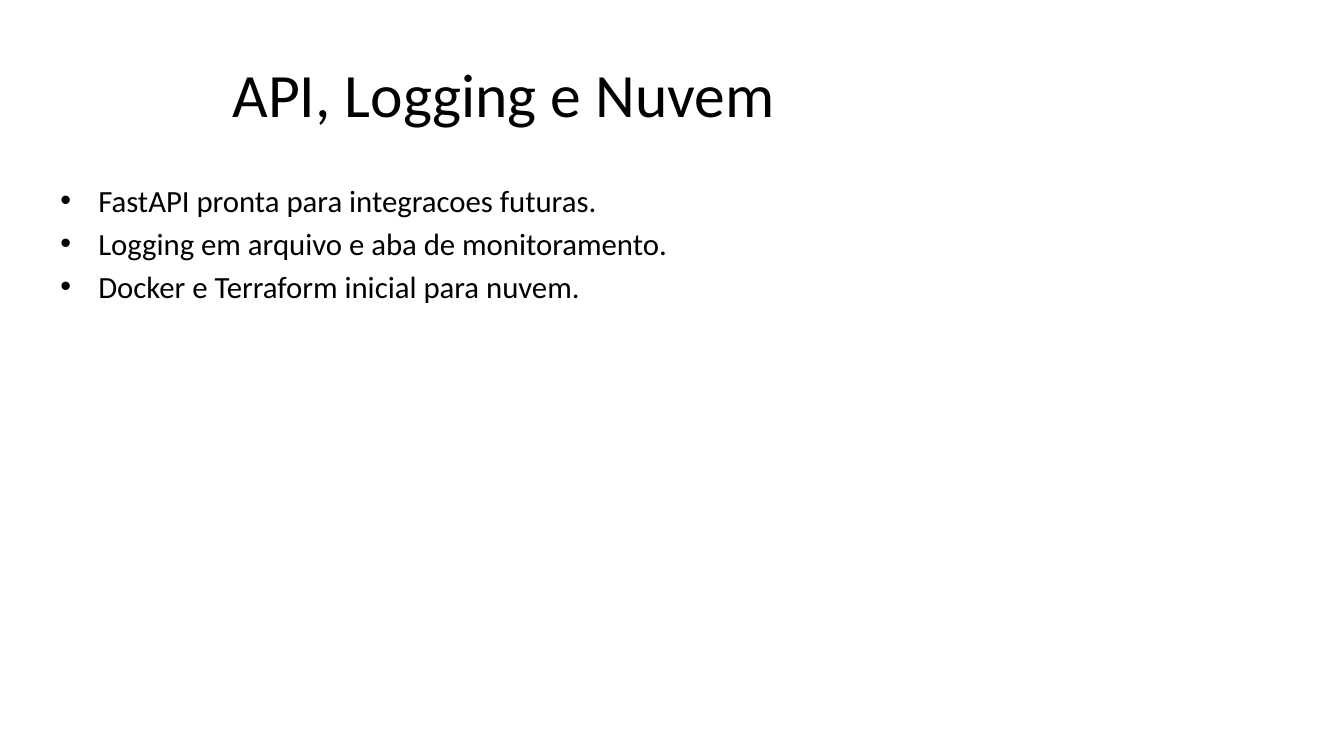
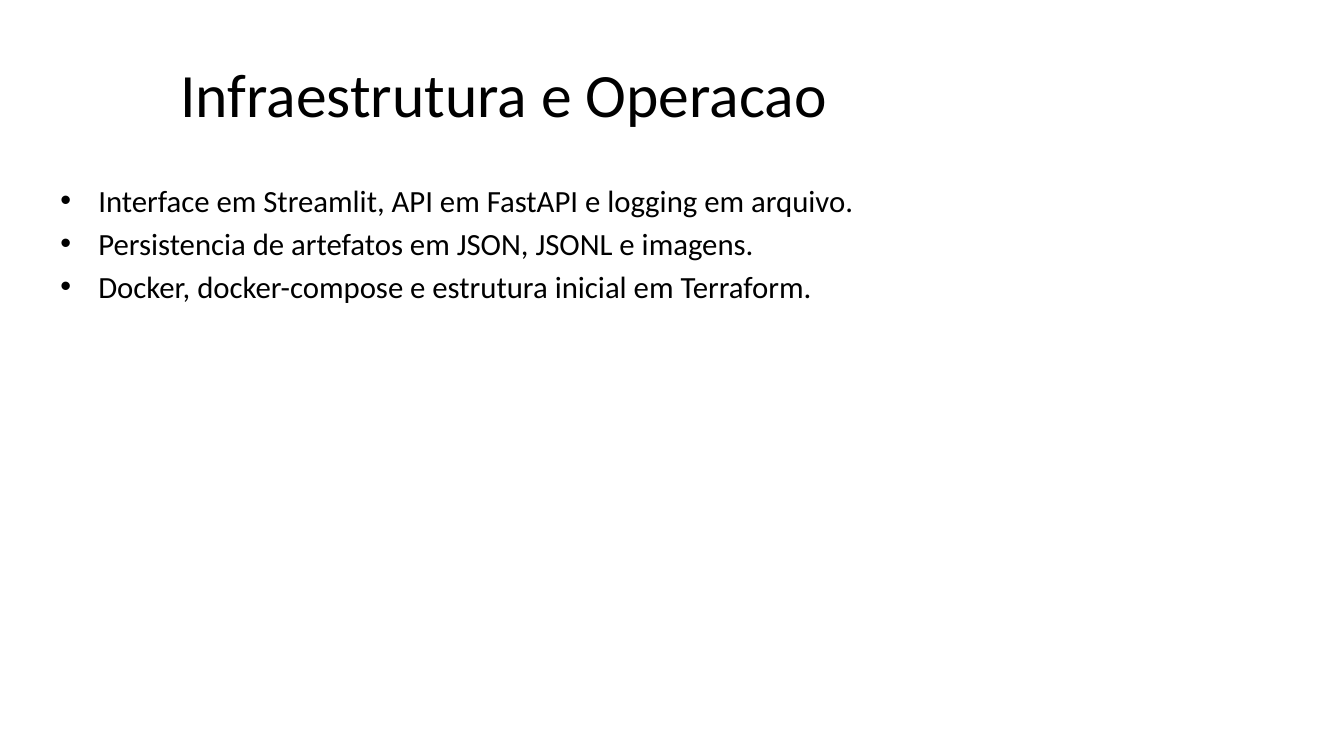
Before and after one commit to DanielNeto1092/tech-challenge-fase2, a slide deck: slide 15 of docs/Apresentacao_Algoritmo_Genetico_Cancer_de_Mama.pptx (slide 19 before the commit). Drawn at 1344x756 pixels with LibreOffice and Linux fonts; fonts in the diff are those of the drawing. Boxes give left, top, right and bottom in pixels: in the first picture for what was removed or moved away, otherwise in the second. Text is boxed around its words. In the diff, an @@ line names an element or a change of style, - is before the commit and + after.

```diff
--- a/docs/Apresentacao_Algoritmo_Genetico_Cancer_de_Mama.pptx
+++ b/docs/Apresentacao_Algoritmo_Genetico_Cancer_de_Mama.pptx
@@ title at box(180, 74, 827, 127): text changed @@
-API, Logging e Nuvem
+Infraestrutura e Operacao
@@ text at box(98, 190, 853, 303): text changed @@
-• FastAPI pronta para integracoes futuras.
-• Logging em arquivo e aba de monitoramento.
-• Docker e Terraform inicial para nuvem.
+• Interface em Streamlit, API em FastAPI e logging em arquivo.
+• Persistencia de artefatos em JSON, JSONL e imagens.
+• Docker, docker-compose e estrutura inicial em Terraform.
```
Also in this commit, not shown: 5 other slides changed, 10 slides added, 15 slides removed, 28 other files.
